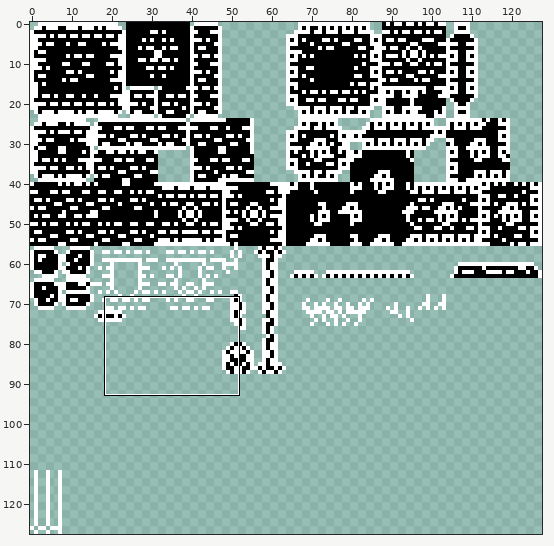
Two versions of one sprite sheet, media/graphics/tileset_001.png. The first picture is a wide view before the edit; the outline marks the close-up.
Close-up. Old version:
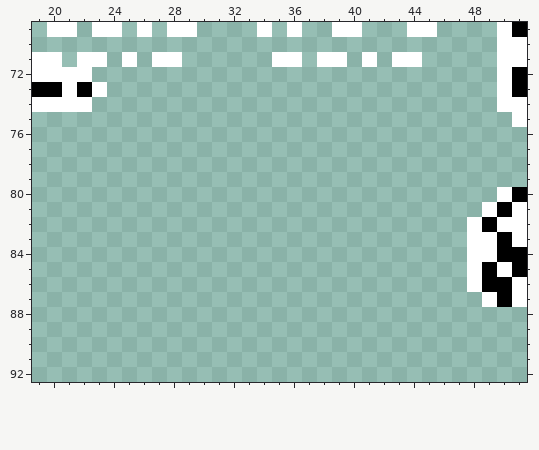
The file is 128x128 pixels. Shown: x 19..51, y 69..92.
The same view after the edit:
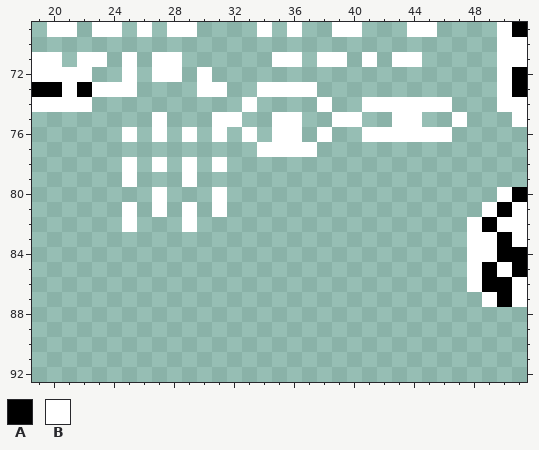
Palette (. is transparent): A #000000  B #ffffff
Difference:
@@ x 19..51 @@
 71 BB.BB.B.BB......BB.BB.B.BB.....BB
-72 BBBB...........................BA
-73 AABAB..........................BA
-74 BBBB...........................BB
-75 ................................B
-76 .................................
-77 .................................
-78 .................................
-79 .................................
-80 ...............................BA
-81 ..............................BAB
-82 .............................BABB
+72 BBBB..B.BB.B...................BA
+73 AABABBB....BB..BBBB............BA
+74 BBBB..........B....B..BBBBBB...BB
+75 ........B...BB..BB..BB..BB..B...B
+76 ......B.B.B.B.B.BB.B..BBBBBB.....
+77 ...............BBBB..............
+78 ......B.B.B.B....................
+79 ......B...B......................
+80 ........B...B..................BA
+81 ......B.B.B.B.................BAB
+82 ......B...B..................BABB
 83 .............................BBAB
